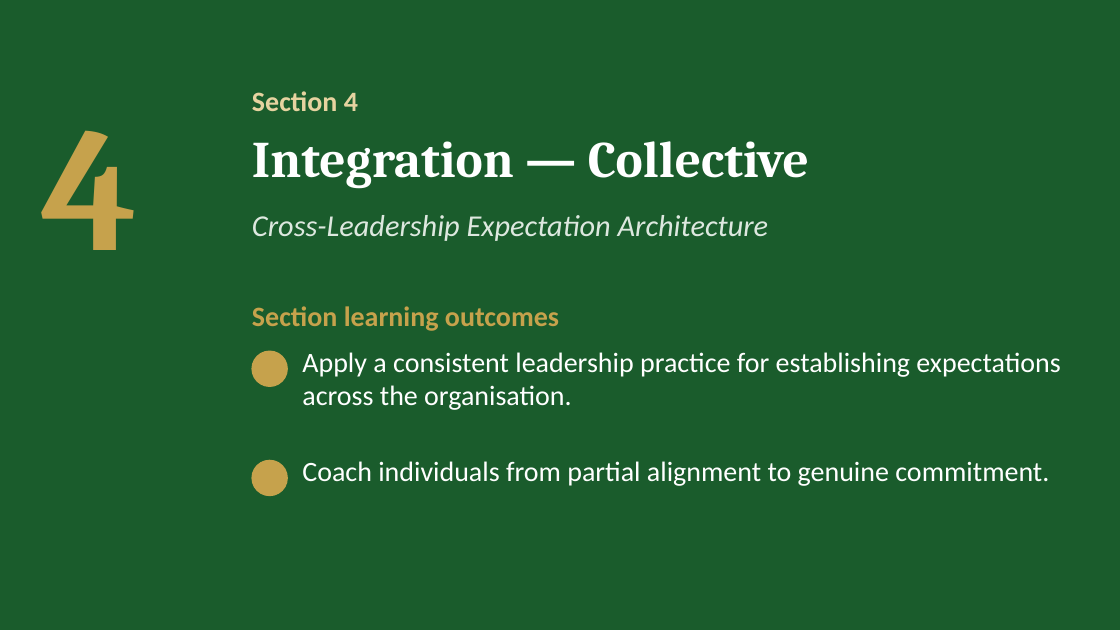
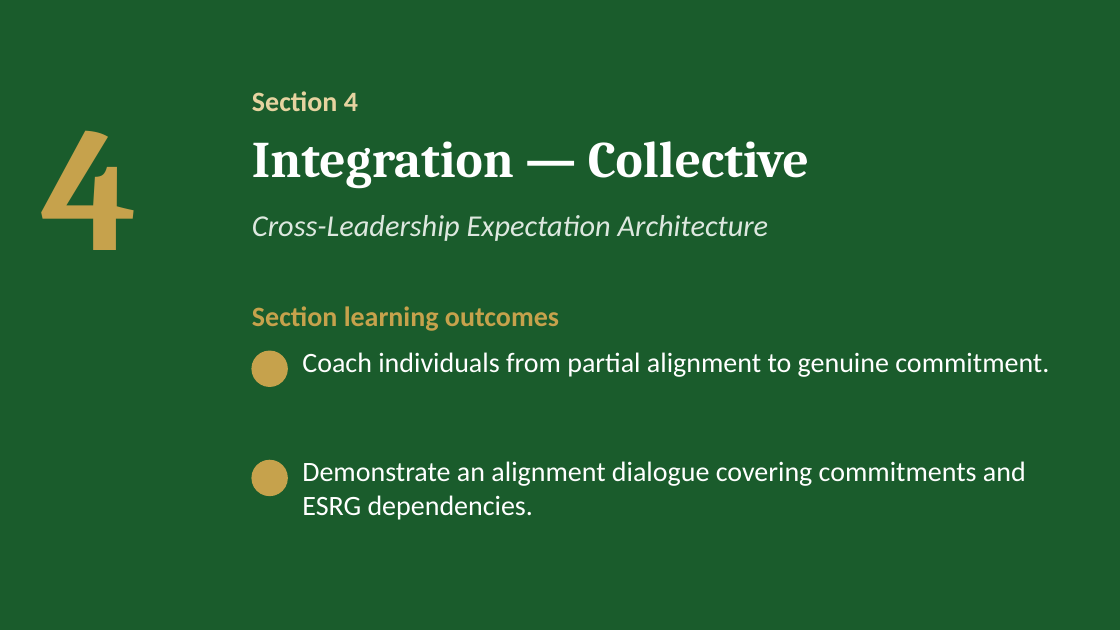
Before and after one commit to IBSL26/ibsl-platform, a slide deck: slide 18 of Unit decks/Unit 07 - Establishing Performance Expectations.pptx. Drawn at 1120x630 pixels with LibreOffice and Linux fonts; fonts in the diff are those of the drawing; background and template pictures are left out. Boxes give left, top, right and bottom in pixels: in the first picture for what was removed or moved away, otherwise in the second. Text is boxed around its words. In the diff, an @@ line names an element or a change of style, - is before the commit and + after.

Commit message:
Unit 7: the two performance views (human and organisational)

```diff
--- a/Unit decks/Unit 07 - Establishing Performance Expectations.pptx
+++ b/Unit decks/Unit 07 - Establishing Performance Expectations.pptx
@@ text at (302,352,1049,377): text changed @@
-Apply a consistent leadership practice for establishing expectations across the organisation.
+Coach individuals from partial alignment to genuine commitment.
@@ text at (302,461,1026,520): text changed @@
-Coach individuals from partial alignment to genuine commitment.
+Demonstrate an alignment dialogue covering commitments and ESRG dependencies.
```
Also in this commit, not shown: 11 other slides changed, 1 slide removed, 41 other files.
